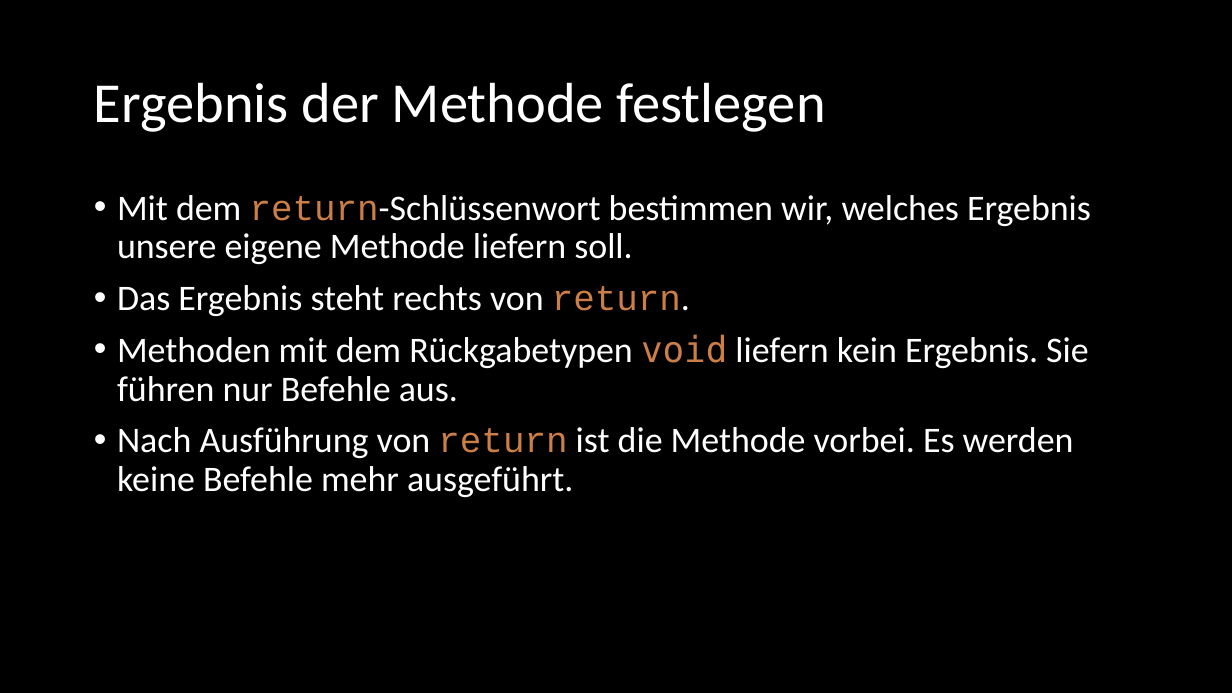
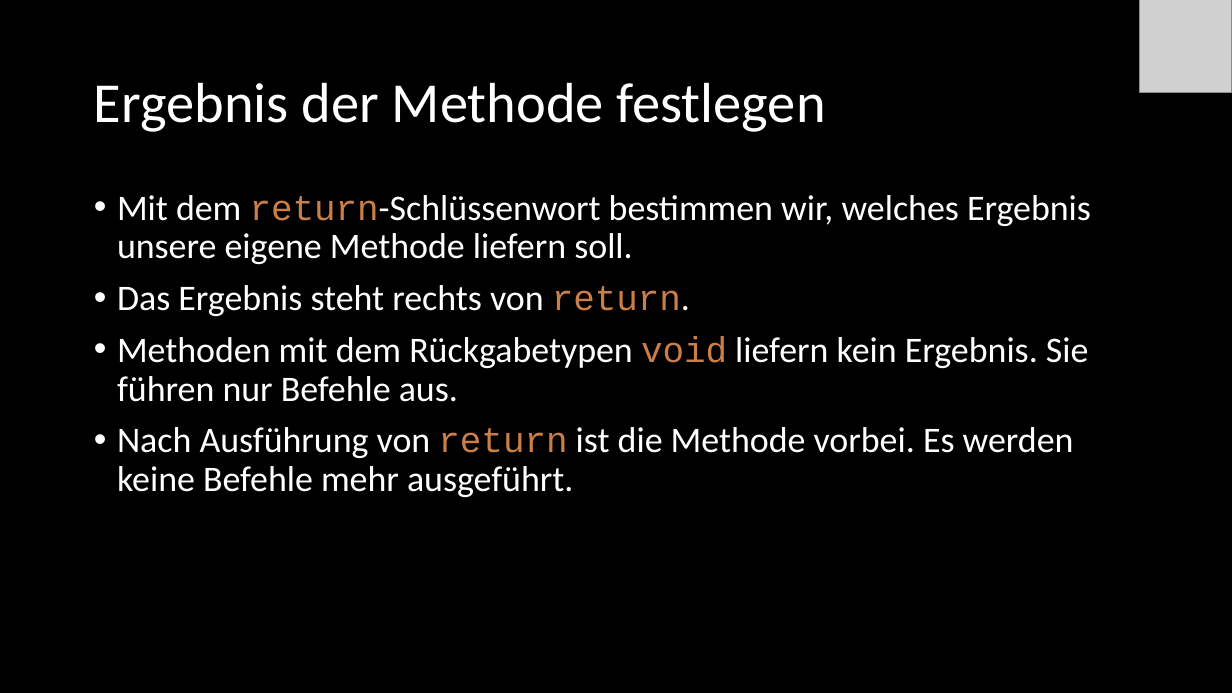
Before and after one commit to Cactusroot/Java, a slide deck: slide 20 of src/Java.pptx (slide 19 before the commit). Drawn at 1232x693 pixels with LibreOffice and Linux fonts; fonts in the diff are those of the drawing; grey boxes stand for pictures. Boxes give left, top, right and bottom in pixels: in the first picture for what was removed or moved away, otherwise in the second. Text is boxed around its words. In the diff, an @@ line names an element or a change of style, - is before the commit and + after.

Commit message:
Java-Folien überarbeitet, Start-Text hinzugefügt.

```diff
--- a/src/Java.pptx
+++ b/src/Java.pptx
@@ picture added at [1140, 0, 1232, 92] @@
@@ text at [117, 336, 1089, 402]: font DejaVu Sans Mono to Courier New in "void" @@
```
Also in this commit, not shown: 72 other slides changed, 1 slide added, 4 other files.
